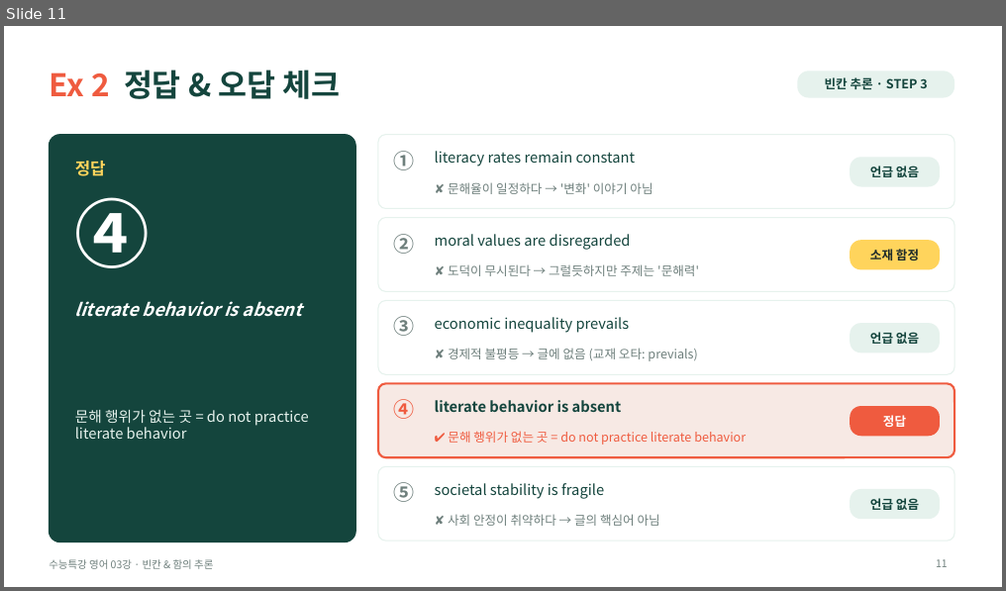
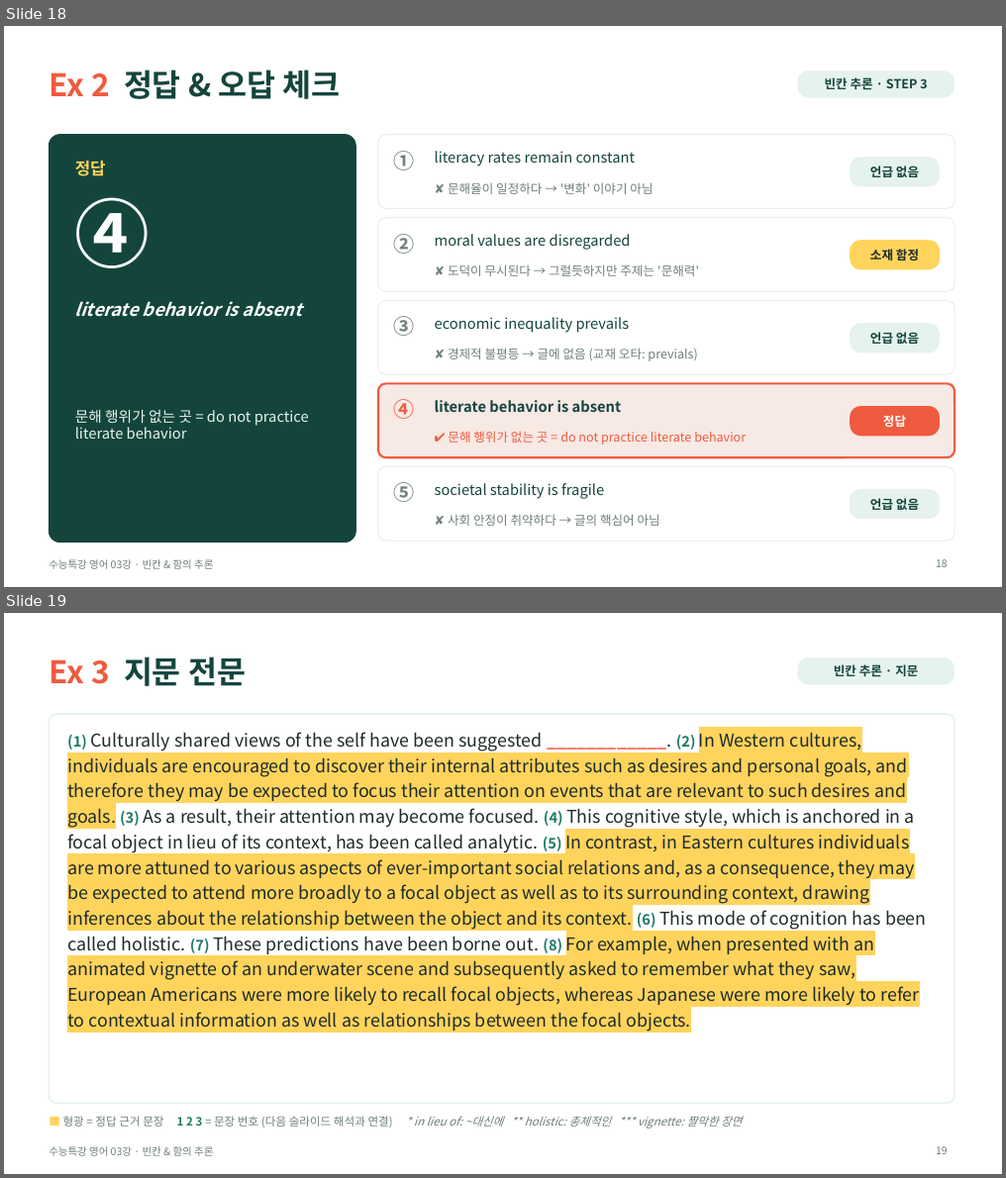
Before and after one commit to HUFSDavid/HUFSDavid, a slide deck: 수능특강_영어_03강_수업PPT.pptx. Shown one above the other, each under a label of ours: slide 11 before the commit, slides 18 and 19 after it. The pictures are 1006x591 and 1006x1178 pixels, drawn with LibreOffice and Linux fonts; fonts in the diff are those of the drawing. Boxes give left, top, right and bottom in pixels: in the first picture for what was removed or moved away, otherwise in the second. Text is boxed around its words. In the diff, an @@ line names an element or a change of style, - is before the commit and + after.

```diff
--- a/수능특강_영어_03강_수업PPT.pptx
+++ b/수능특강_영어_03강_수업PPT.pptx
@@ slide 19 added at (4,613,1002,1174), background #FFFFFF; not listed: 1 template element that a slide beside it also shows @@
@@ title added at (49,657,246,686), 30 pt, text #14453D, bold @@
+Ex 3 지문 전문
@@ rounded rectangle added at (798,658,954,685), fill #E6F2ED, 12 pt, text #14453D, bold @@
+빈칸 추론 · 지문
@@ rounded rectangle added at (49,714,954,1103), fill #FFFFFF, outline #E6F2ED 1.5 pt @@
@@ text added at (67,732,927,1032), 17 pt, text #1E2B2A @@
+(1) Culturally shared views of the self have been suggested ____________. (2) In Western cultures, individuals are encouraged to discover their internal attributes such as desires and personal goals, and therefore they may be expected to focus their attention on events that are relevant to such desires and goals. (3) As a result, their attention may become focused. (4) This cognitive style, which is anchored in a focal object in lieu of its context, has been called analytic. (5) In contrast, in Eastern cultures individuals are more attuned to various aspects of ever-important social relations and, as a consequence, they may be expected to attend more broadly to a focal object as well as to its surrounding context, drawing inferences about the relationship between the object and its context. (6) This mode of cognition has been called holistic. (7) These predictions have been borne out. (8) For example, when presented with an animated vignette of an underwater scene and subsequently asked to remember what they saw, European Americans were more likely to recall focal objects, whereas Japanese were more likely to refer to contextual information as well as relationships between the focal objects.
@@ text added at (63,1116,742,1129), 11 pt, text #6E7F7C, italic @@
+■ 형광 = 정답 근거 문장 1 2 3 = 문장 번호 (다음 슬라이드 해석과 연결) * in lieu of: ~대신에 ** holistic: 총체적인 *** vignette: 짤막한 장면
@@ page number added at (936,1147,947,1155), 10 pt, text #6E7F7C @@
+19
@@ what was slide 11 is now slide 18 @@
@@ page number at (936,560,947,568): text changed @@
-11
+18
```
Also in this commit, not shown: 1 slide changed, 43 other slides added.
